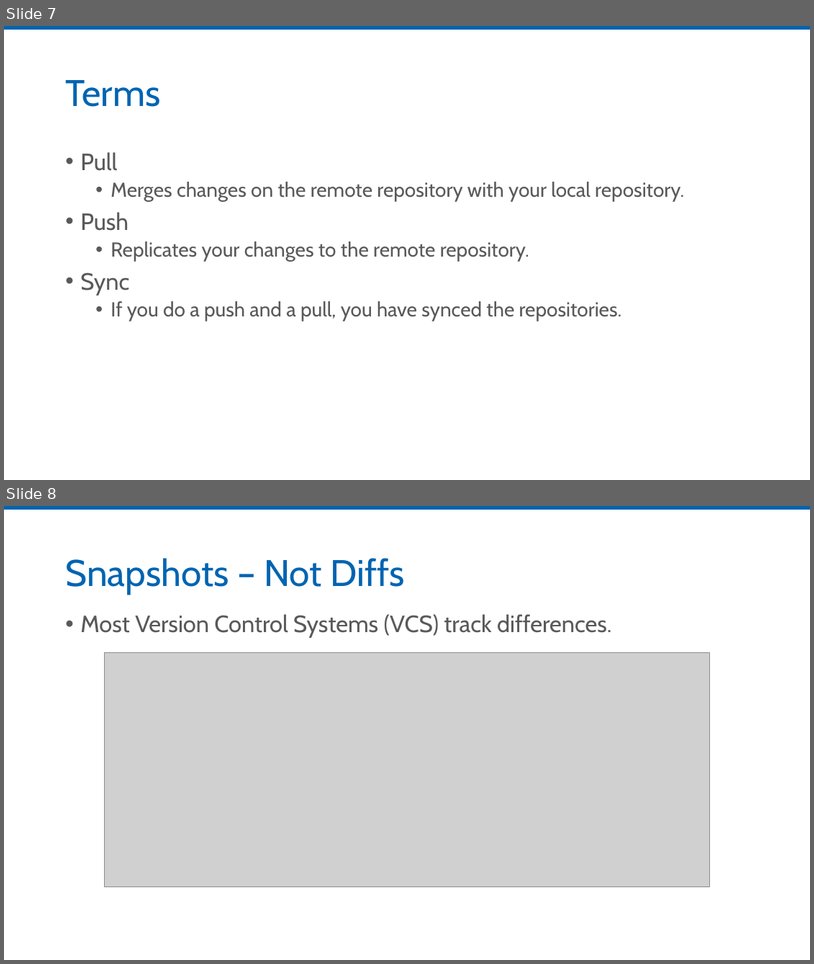
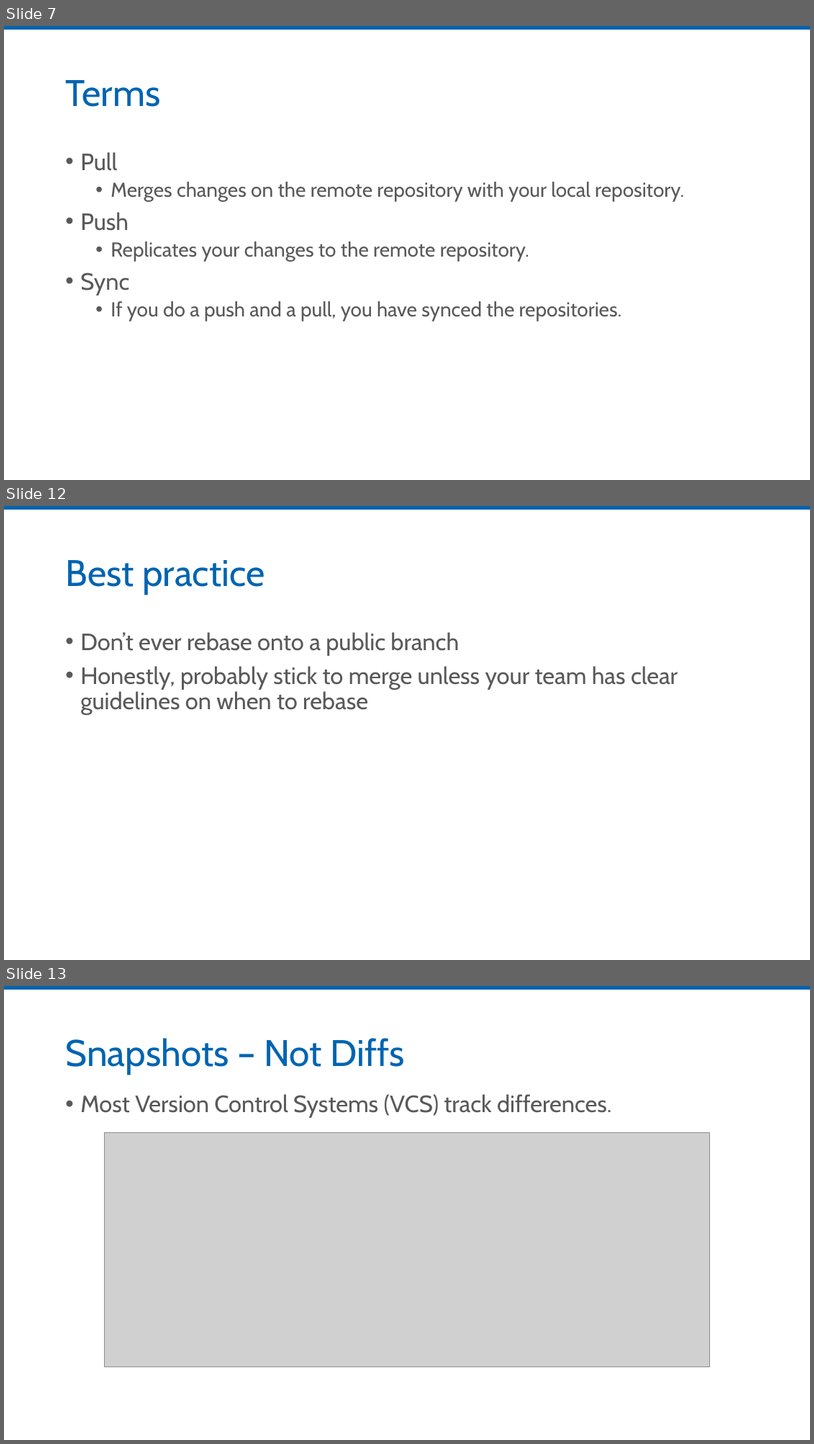
Before and after one commit to jmreynolds/Git-For-Normal-Developers, a slide deck: Slides/Git for the Normal Developer.pptx. Shown one above the other, each under a label of ours: slides 7 and 8 before the commit, slides 7, 12 and 13 after it; the slides between them are not shown. The pictures are 814x964 and 814x1444 pixels, drawn with LibreOffice and Linux fonts; fonts in the diff are those of the drawing; grey boxes stand for pictures. Boxes give left, top, right and bottom in pixels: in the first picture for what was removed or moved away, otherwise in the second. Text is boxed around its words. In the diff, an @@ line names an element or a change of style, - is before the commit and + after.

Commit message:
added merge, rebase information

```diff
--- a/Slides/Git for the Normal Developer.pptx
+++ b/Slides/Git for the Normal Developer.pptx
@@ slide 12 added at (4,506,810,960), background #FFFFFF; not listed: 1 template element that a slide beside it also shows @@
@@ title added at (65,560,265,594), 44 pt, text #0064B1 @@
+Best practice
@@ text added at (80,632,678,715), 28 pt, text #595959 @@
+• Don’t ever rebase onto a public branch
+• Honestly, probably stick to merge unless your team has clear guidelines on when to rebase
@@ what was slide 8 is now slide 13 @@
```
Also in this commit, not shown: 6 slides changed, 4 other slides added, 3 other files.
